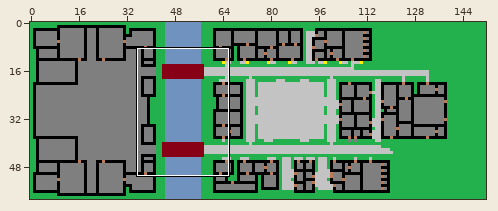
Sprite sheet -- assets/testmap_colored.png. The first picture is a wide view before the edit; the outline marks the close-up.
Close-up. Earlier state:
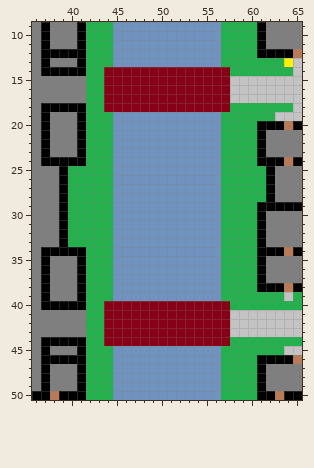
The file is 152x59 pixels. Shown: x 36..65, y 9..50.
Once edited:
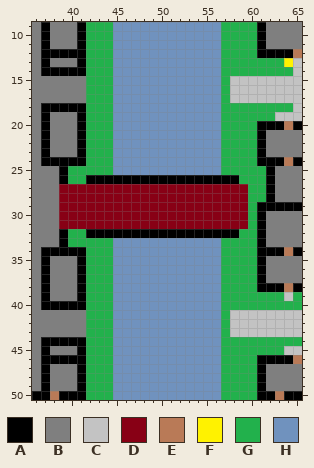
Palette (. is transparent): A #000000  B #7f7f7f  C #c3c3c3  D #880015  E #b97a57  F #fff200  G #22b14c  H #7092be
From old to new:
@@ x 42..59 @@
 13 GGGHHHHHHHHHHHHGGG
-14 GGDDDDDDDDDDDDDDGG
-15 GGDDDDDDDDDDDDDDCC
-16 GGDDDDDDDDDDDDDDCC
-17 GGDDDDDDDDDDDDDDCC
-18 GGDDDDDDDDDDDDDDGG
+14 GGGHHHHHHHHHHHHGGG
+15 GGGHHHHHHHHHHHHGCC
+16 GGGHHHHHHHHHHHHGCC
+17 GGGHHHHHHHHHHHHGCC
+18 GGGHHHHHHHHHHHHGGG
 19 GGGHHHHHHHHHHHHGGG
@@ x 36..65 @@
 25 BBBAGGGGGHHHHHHHHHHHHGGGGGABBB
-26 BBBAGGGGGHHHHHHHHHHHHGGGGGABBB
-27 BBBAGGGGGHHHHHHHHHHHHGGGGGABBB
-28 BBBAGGGGGHHHHHHHHHHHHGGGGGABBB
-29 BBBAGGGGGHHHHHHHHHHHHGGGGAAAAA
-30 BBBAGGGGGHHHHHHHHHHHHGGGGABBBB
-31 BBBAGGGGGHHHHHHHHHHHHGGGGABBBB
-32 BBBAGGGGGHHHHHHHHHHHHGGGGABBBB
+26 BBBAGGAAAAAAAAAAAAAAAAAGGGABBB
+27 BBBDDDDDDDDDDDDDDDDDDDDDGGABBB
+28 BBBDDDDDDDDDDDDDDDDDDDDDGGABBB
+29 BBBDDDDDDDDDDDDDDDDDDDDDGAAAAA
+30 BBBDDDDDDDDDDDDDDDDDDDDDGABBBB
+31 BBBDDDDDDDDDDDDDDDDDDDDDGABBBB
+32 BBBAGGAAAAAAAAAAAAAAAAAGGABBBB
 33 BBBAGGGGGHHHHHHHHHHHHGGGGABBBB
@@ x 42..59 @@
 39 GGGHHHHHHHHHHHHGGG
-40 GGDDDDDDDDDDDDDDGG
-41 GGDDDDDDDDDDDDDDCC
-42 GGDDDDDDDDDDDDDDCC
-43 GGDDDDDDDDDDDDDDCC
-44 GGDDDDDDDDDDDDDDGG
+40 GGGHHHHHHHHHHHHGGG
+41 GGGHHHHHHHHHHHHGCC
+42 GGGHHHHHHHHHHHHGCC
+43 GGGHHHHHHHHHHHHGCC
+44 GGGHHHHHHHHHHHHGGG
 45 GGGHHHHHHHHHHHHGGG
